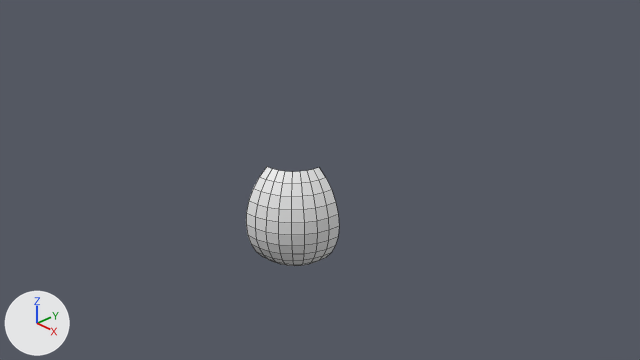
An edit to the Blender file Assets/BlenderModels/SimpleSimon.blend, drawn before and after from the same camera.
Rendered twice from the file's camera 'Camera'. The lights are fixed; the arrows at lower left show +X, +Y and +Z. Mesh edges are drawn as thin lines.
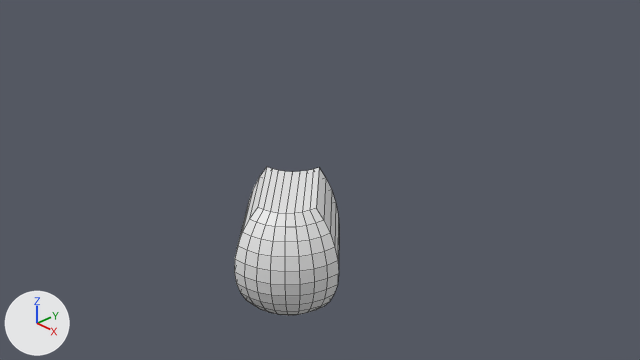
Where the change shows, as pixel boxes [x1, y1, x2, y2] in the pictures (640 x 360 px):
'Sphere', reshaped (13% wider, 49% taller): before [246, 167, 339, 266]; after [234, 167, 339, 315]

Edits to the bpy script that builds the scene:
```text
Change me_sphere:
    used by ob_sphere; location = (0.0, 0.0, 0.0)
    remove me_sphere.from_pydata(...)  # 99 vertices, 80 faces; spans x 0.0..1.0, y -1.0..0.0, z -0.83..0.83
    add me_sphere.from_pydata(...)  # 198 vertices, 196 faces; spans x 0.0..1.9, y -1.9..0.0, z -0.83..0.83
    me_sphere part 1
    80 faces are deleted
    67 vertices are added at x 1.01..1.88, y -1.88..-1.01, z -0.83..0.83
    32 new vertices lie (0.9, -0.9, 0.0) away from vertices in x 0.0..1.0, y -1.0..0.0, z -0.83..0.83
    196 new faces join them
```
